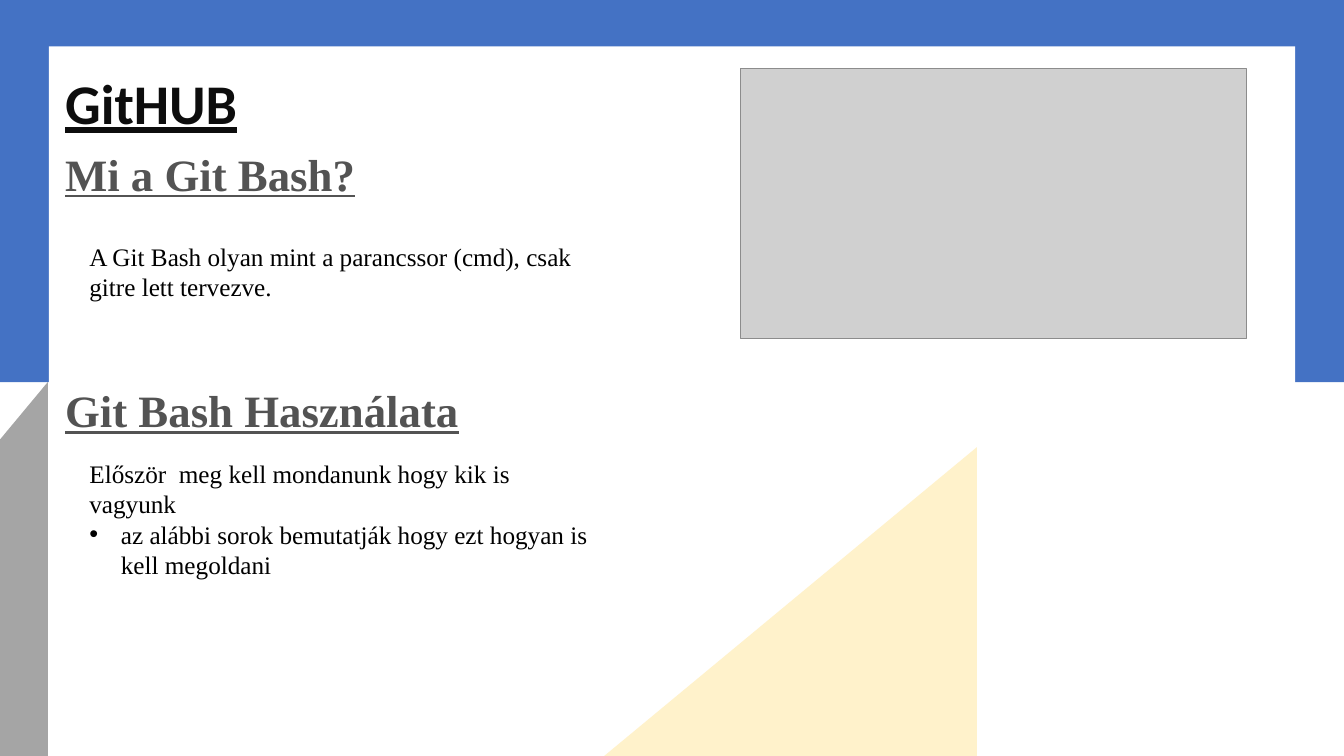
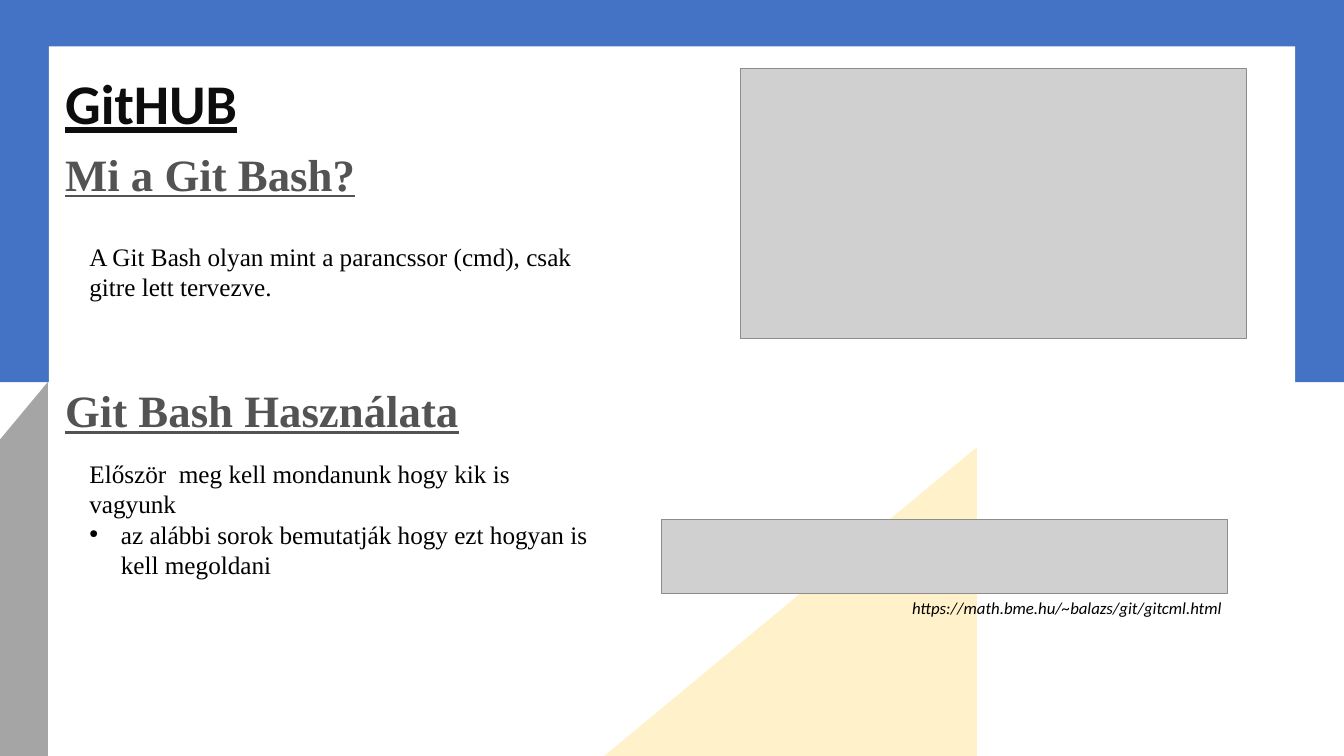
Before and after one commit to stoat315/ikt, a slide deck: slide 3 of GitHUBprezi.pptx. Drawn at 1344x756 pixels with LibreOffice and Linux fonts; fonts in the diff are those of the drawing; grey boxes stand for pictures; background and template pictures are left out. Boxes give left, top, right and bottom in pixels: in the first picture for what was removed or moved away, otherwise in the second. Text is boxed around its words. In the diff, an @@ line names an element or a change of style, - is before the commit and + after.

Commit message:
qwyexrbhzujim

```diff
--- a/GitHUBprezi.pptx
+++ b/GitHUBprezi.pptx
@@ picture added at [661, 520, 1227, 594] @@
@@ text added at [912, 601, 1221, 619], 12 pt, text #000000, italic @@
+https://math.bme.hu/~balazs/git/gitcml.html
```
